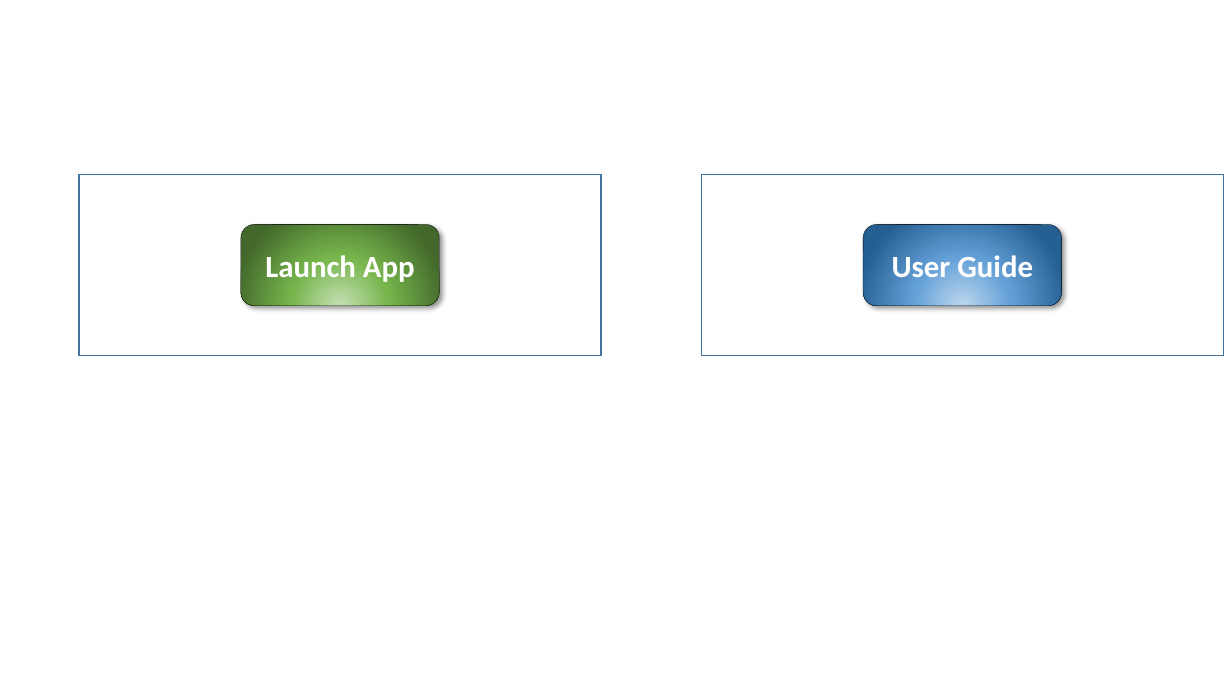
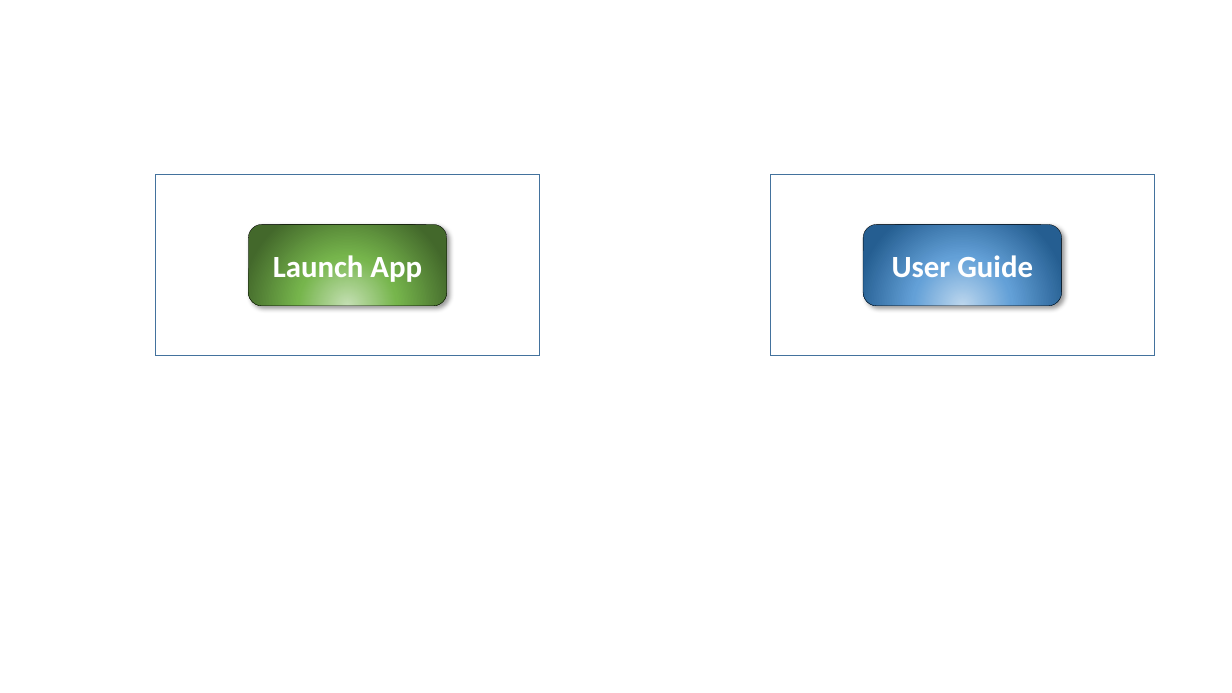
Before and after one commit to JGCRI/argus, a slide deck: slide 12 of vignettes/vignetteFigs/00vignetteFigs.pptx. Drawn at 1232x693 pixels with LibreOffice and Linux fonts; fonts in the diff are those of the drawing. Boxes give left, top, right and bottom in pixels: in the first picture for what was removed or moved away, otherwise in the second. Text is boxed around its words. In the diff, an @@ line names an element or a change of style, - is before the commit and + after.

```diff
--- a/vignettes/vignetteFigs/00vignetteFigs.pptx
+++ b/vignettes/vignetteFigs/00vignetteFigs.pptx
@@ rectangle: place and size @@
-rectangle at box(79, 175, 602, 356)
+rectangle at box(155, 175, 540, 356)
@@ rectangle: place and size @@
-rectangle at box(701, 175, 1224, 356)
+rectangle at box(771, 175, 1155, 356)
@@ rounded rectangle "Launch App": place and size @@
-rounded rectangle "Launch App" at box(241, 225, 440, 306)
+rounded rectangle "Launch App" at box(249, 225, 447, 306)
```
Also in this commit, not shown: 3 other files.
